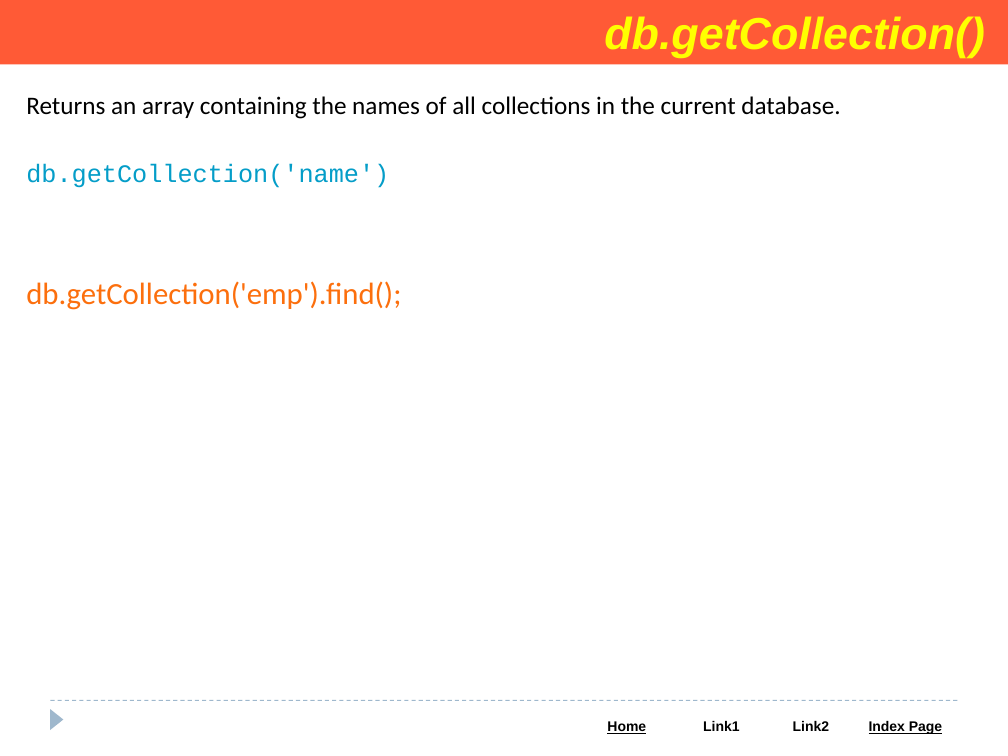
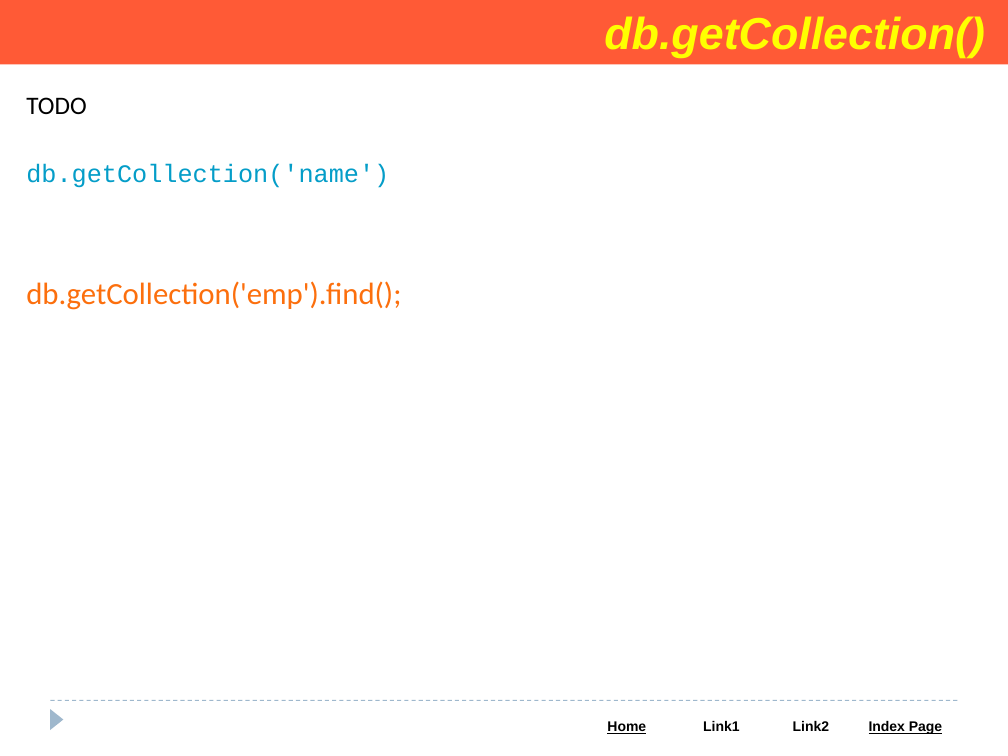
Before and after one commit to Saleel-Bagde/PPT-s, a slide deck: slide 39 of MongoDB PPT.pptx (slide 32 before the commit). Drawn at 1008x756 pixels with LibreOffice and Linux fonts; fonts in the diff are those of the drawing. Boxes give left, top, right and bottom in pixels: in the first picture for what was removed or moved away, otherwise in the second. Text is boxed around its words. In the diff, an @@ line names an element or a change of style, - is before the commit and + after.

```diff
--- a/MongoDB PPT.pptx
+++ b/MongoDB PPT.pptx
@@ text at (26,97,86,114): text changed @@
-Returns an array containing the names of all collections in the current database.
+TODO
```
Also in this commit, not shown: 17 other slides changed, 1 slide added, 36 slides removed, 2 other files.
